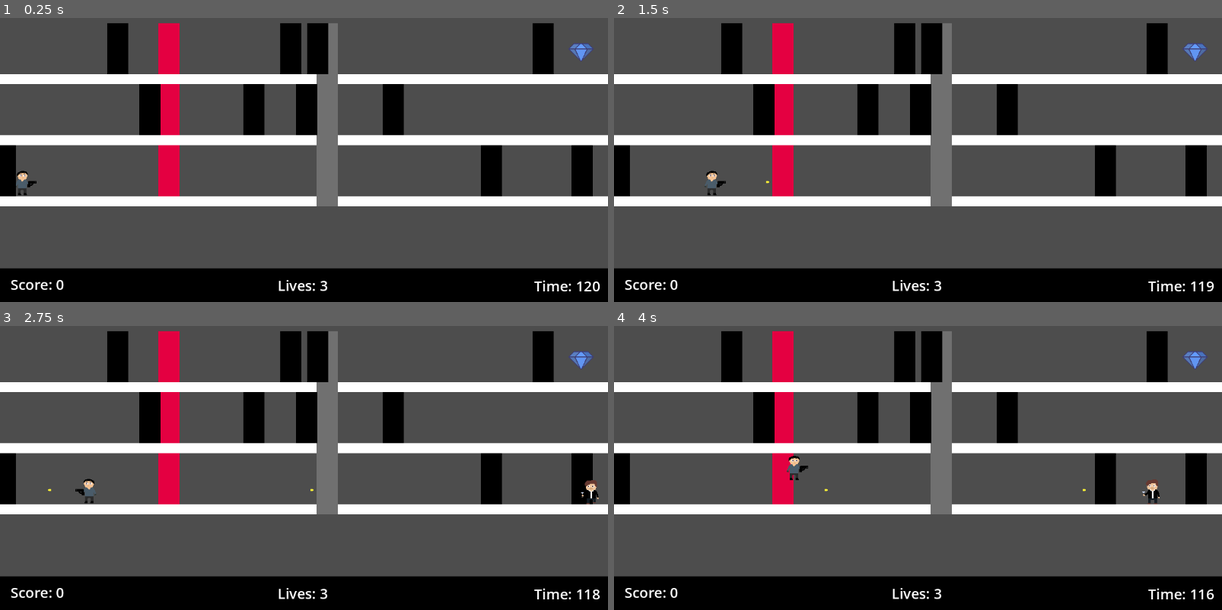
Above: before the commit, frames 1-4 (two rows, left to right).
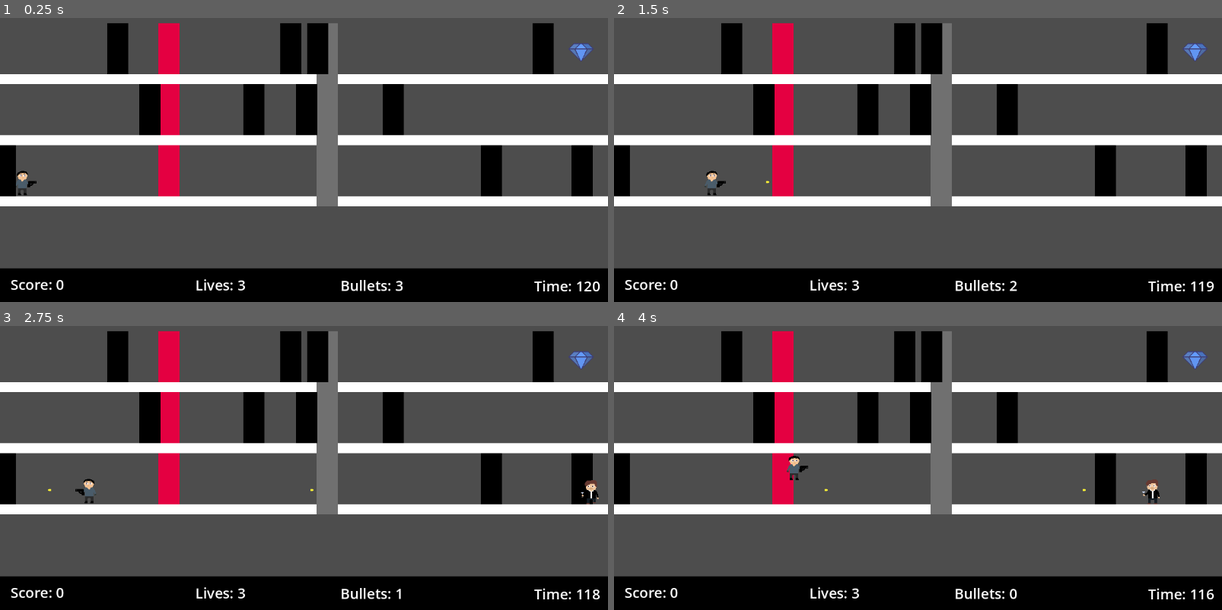
Above: after the commit, the same moments.

Repository: Colonelpanic0/Heist
Game: Godot game, scene res://Scenes/playablenew.tscn
Same seed, same stepped clock (60 frames per second), same inputs: the game is played once before the commit and once after it.
Inputs:
- Up to frame 1 (0.25 s): no input
- Up to frame 2 (1.5 s): tap Enter at 0.5 s; hold D (Right) from 0.53 s (still down); tap 2 (Fire) at 0.6 s; tap 1 (Jump) at 0.77 s; tap Space (Start) at 1.35 s
- Up to frame 3 (2.75 s): tap 1 (Jump) at 1.52 s; release D (Right) at 2.03 s; hold A (Left) from 2.03 s (still down); tap 2 (Fire) at 2.1 s
- Up to frame 4 (4 s): release A (Left) at 2.78 s; hold D (Right) from 2.78 s (still down); tap Space (Start) at 2.85 s; tap 1 (Jump) at 3.02, 3.77 s; tap 2 (Fire) at 3.6 s

The runs differ from the first frame. In frame 1, 0.5% of the frame differs, in the area x 32-67%, y 91-97%; in frame 2, 0.5%; in frame 3, 0.5%; in frame 4, 0.5%.

Commit message:
Added bullet count to status bar

Diff:
--- a/heist/Scenes/statusbar.tscn
+++ b/heist/Scenes/statusbar.tscn
@@ -49,10 +49,10 @@
 anchor_top = 1.0
 anchor_right = 0.5
 anchor_bottom = 1.0
-offset_left = -50.0
-offset_top = -50.0
-offset_right = 51.0
-offset_bottom = -13.0
+offset_left = -206.0
+offset_top = -51.0
+offset_right = -105.0
+offset_bottom = -14.0
 grow_horizontal = 2
 grow_vertical = 0
 text = "Score: 0"
@@ -74,3 +74,20 @@
 grow_vertical = 0
 text = "Time: 100"
 label_settings = ExtResource("1_anw4h")
+
+[node name="Bullets" type="Label" parent="CanvasLayer/UI"]
+unique_name_in_owner = true
+layout_mode = 1
+anchors_preset = 7
+anchor_left = 0.5
+anchor_top = 1.0
+anchor_right = 0.5
+anchor_bottom = 1.0
+offset_left = 69.0
+offset_top = -50.0
+offset_right = 188.0
+offset_bottom = -13.0
+grow_horizontal = 2
+grow_vertical = 0
+text = "Bullets: 3"
+label_settings = ExtResource("1_anw4h")
--- a/heist/Scripts/ui.gd
+++ b/heist/Scripts/ui.gd
@@ -3,8 +3,10 @@
 @onready var time_label :Label = $Time
 @onready var score_label :Label = $Lives
 @onready var lives_label :Label = $Score
+@onready var bullets_label :Label = $Bullets
 
 func _process(delta: float) -> void:
 	time_label.text = "Time: " + str(Singleton.timer)
 	lives_label.text = "Lives: " + str(Singleton.lives)
 	score_label.text = "Score: " + str(Singleton.score)
+	bullets_label.text = "Bullets: " + str(Singleton.bullets)
Not shown, changed: heist/Sprites/gun.png.import
